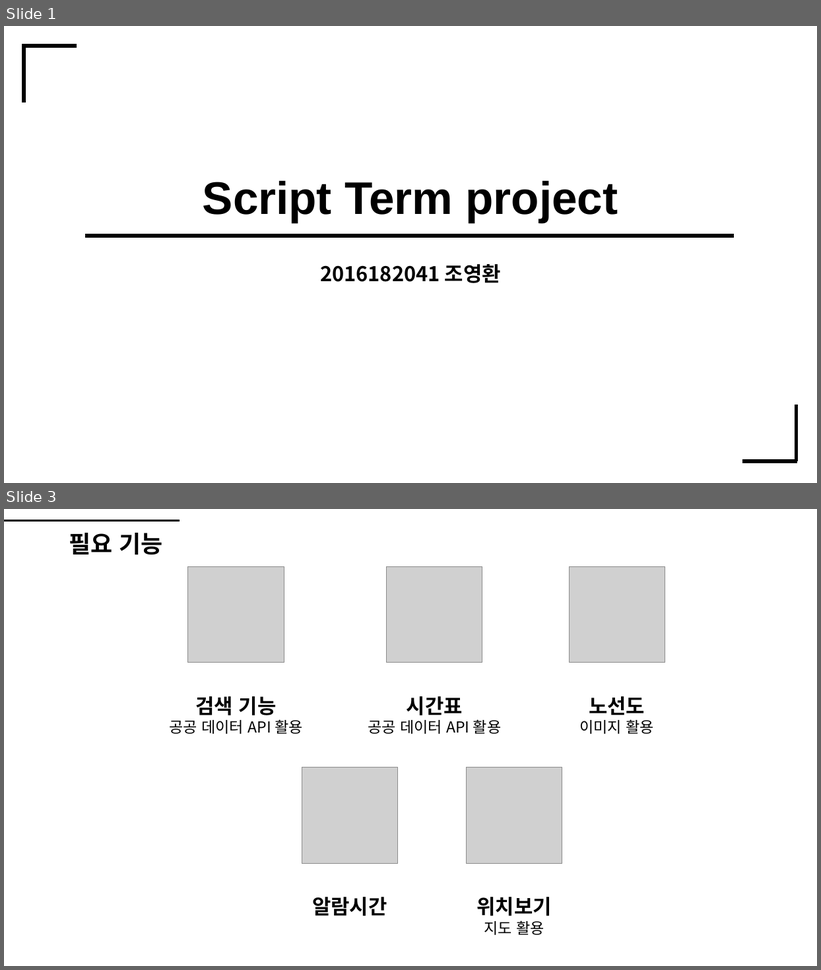
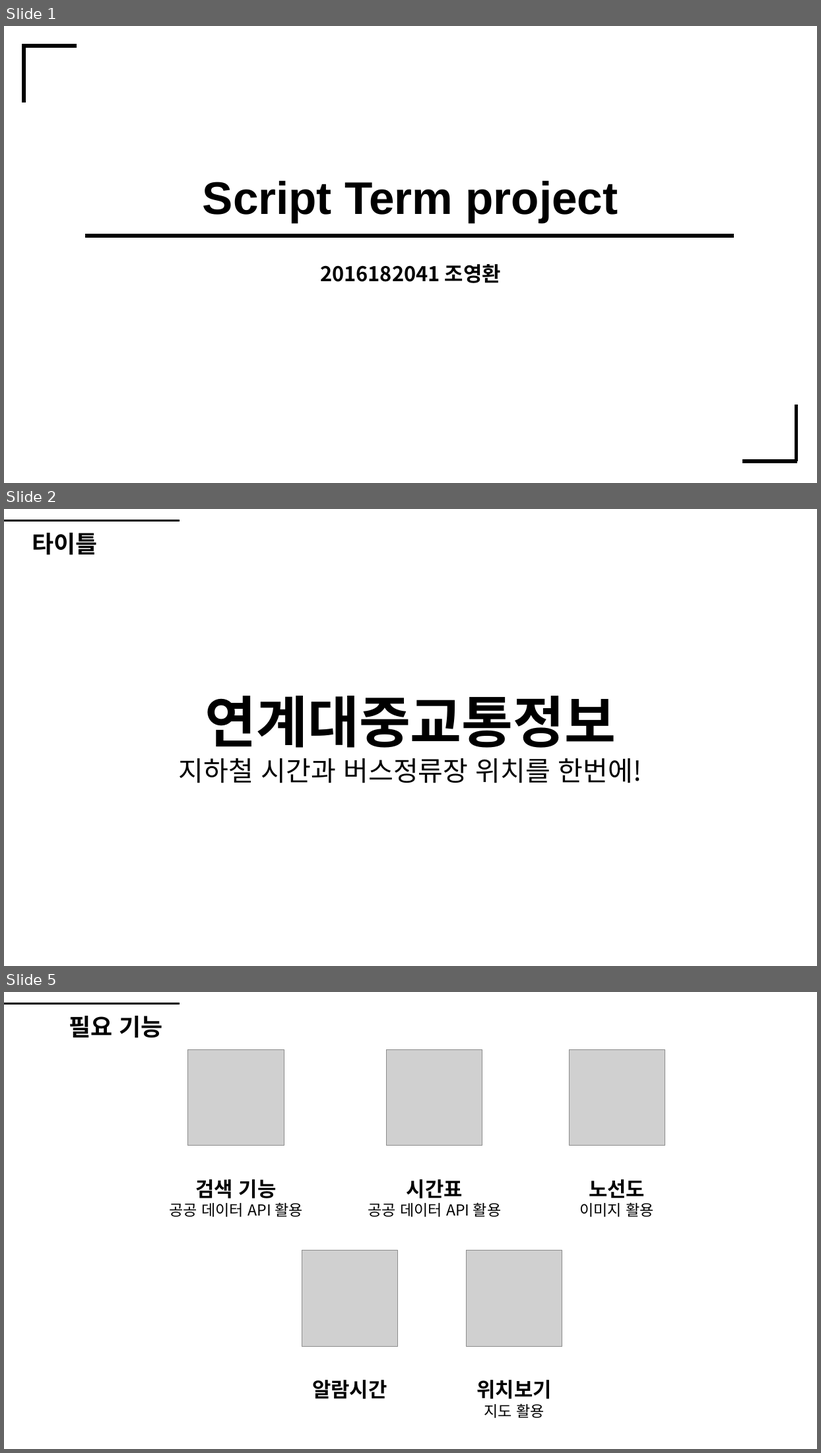
Before and after one commit to Eva-go/Script-Term-project, a slide deck: 스크립트 언어 기획발표.pptx. Shown one above the other, each under a label of ours: slides 1 and 3 before the commit, slides 1, 2 and 5 after it; the slides between them are not shown. The pictures are 821x970 and 821x1453 pixels, drawn with LibreOffice and Linux fonts; fonts in the diff are those of the drawing; grey boxes stand for pictures. Boxes give left, top, right and bottom in pixels: in the first picture for what was removed or moved away, otherwise in the second. Text is boxed around its words. In the diff, an @@ line names an element or a change of style, - is before the commit and + after.

```diff
--- a/스크립트 언어 기획발표.pptx
+++ b/스크립트 언어 기획발표.pptx
@@ slide 2 added at <box>4,509,817,966</box>, background #FFFFFF @@
@@ line added from (4, 521) to (180, 521), #000000 3 pt @@
@@ text added at <box>32,533,97,555</box>, 28 pt, text #000000, bold @@
+타이틀
@@ text added at <box>179,696,642,784</box>, 32 pt, text #000000 @@
+연계대중교통정보
+지하철 시간과 버스정류장 위치를 한번에!
@@ what was slide 3 is now slide 5 @@
```
Also in this commit, not shown: 1 slide changed, 3 other slides added, 4 other files.
